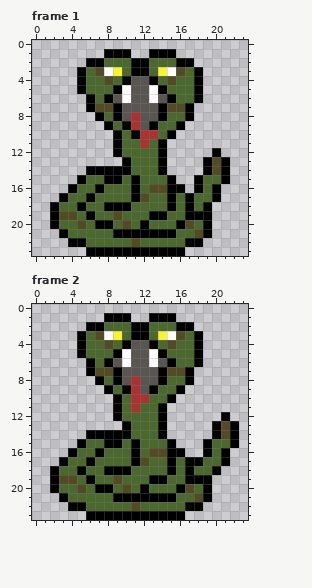
A pixel-art file gets an edit: sprites/aseprite/spr_cobra.aseprite. This is how it looked before the edit.
24x24 pixels, 2 frames. Shown: frame 1, frame 2.
Once edited:
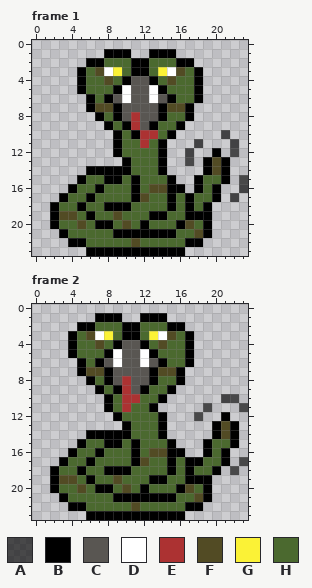
Palette (. is transparent): A #000000a6  B #000000  C #595652  D #ffffff  E #ac3232  F #524b24  G #fbf236  H #4b692f
From old to new:
layer "Temp" opacity 65% added
Frame 1, layer "Temp":
y 10: x 21 . -> A
y 11: x 18 . -> A; x 22 . -> A
y 12: x 17 . -> A; x 22 . -> A
y 13: x 17 . -> A
y 15..16: x 23 . -> A
y 17: x 22 . -> A
Frame 2, layers "Temp", "Head", "Body":
y 1: x 7 . -> B; x 10 B -> .; x 12 . -> B; x 15 B -> .
y 2: x 5 . -> B; x 7 B -> H; x 10 H -> B; x 12 B -> H; x 15 H -> B; x 17 B -> .
y 3: x 4..10 .BHFDGH -> BHFDGHB; x 12..18 BHGDFHB -> HGDFHB.
y 4: x 4..5 .B -> BH; x 7..10 HFHB -> FHBC; x 12..15 CBHF -> BHFH; x 17..18 HB -> B.
y 5: x 4..5 .B -> BH; x 8..10 HBD -> BDC; x 12..14 CDB -> DBH; x 17..18 HB -> B.
y 6: x 5..10 .BHBCD -> BHBCDC; x 12..15 CDCB -> DCBH; x 17..18 HB -> B.
y 7: x 5..6 .B -> BF; x 8..9 FB -> BC; x 13..14 CB -> BF; x 16..17 FB -> B.
y 8: x 6..11 .BHBCE -> BHBCEC; x 13..14 CB -> BH; x 16..17 HB -> B.
y 9: x 7..13 .BHBECB -> BHBECBH; x 15..16 HB -> B.
y 10: x 8..10 .BH -> BHE; x 12 E -> H; x 14..15 HB -> B.; x 21..22 .. -> AA
y 11: x 8..11 .BHE -> BHEH; x 13..14 HB -> B.; x 19 . -> A; x 23 . -> A
y 12: x 18 . -> A
y 17: x 23 . -> A
y 18: x 22 . -> A
Pixel boxes of the changes (left, top, right, bottom) in both pictures:
added: (185, 130, 248, 202)
changed: (68, 313, 248, 475)
